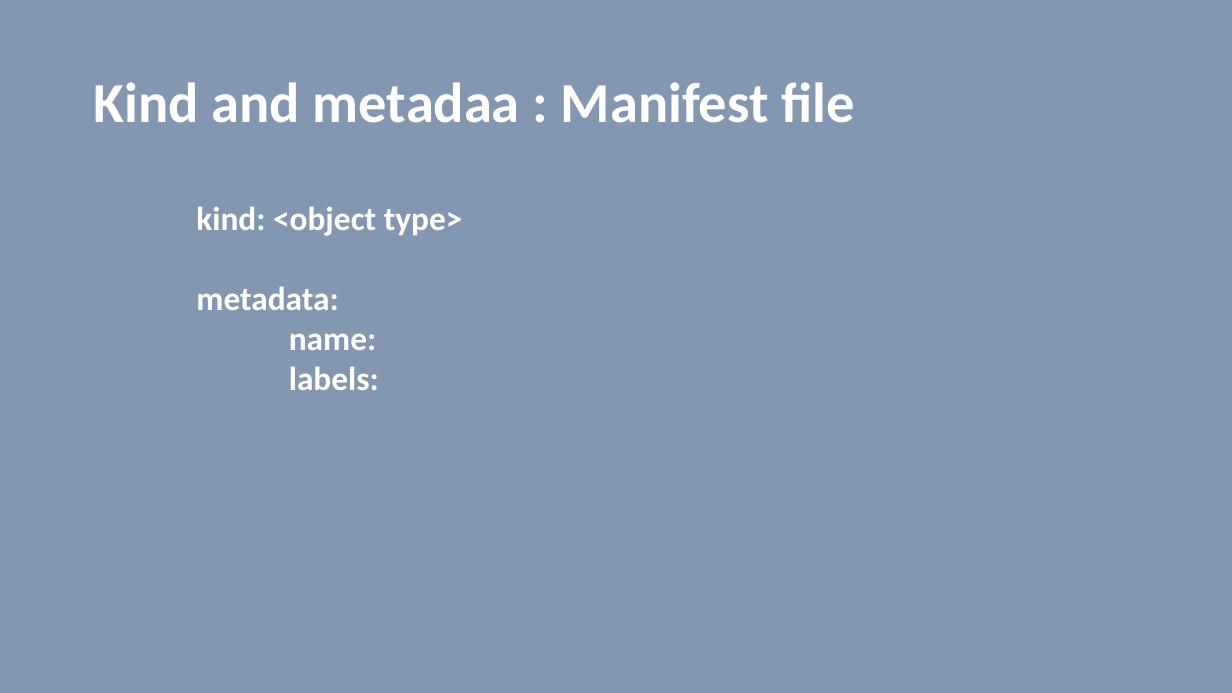
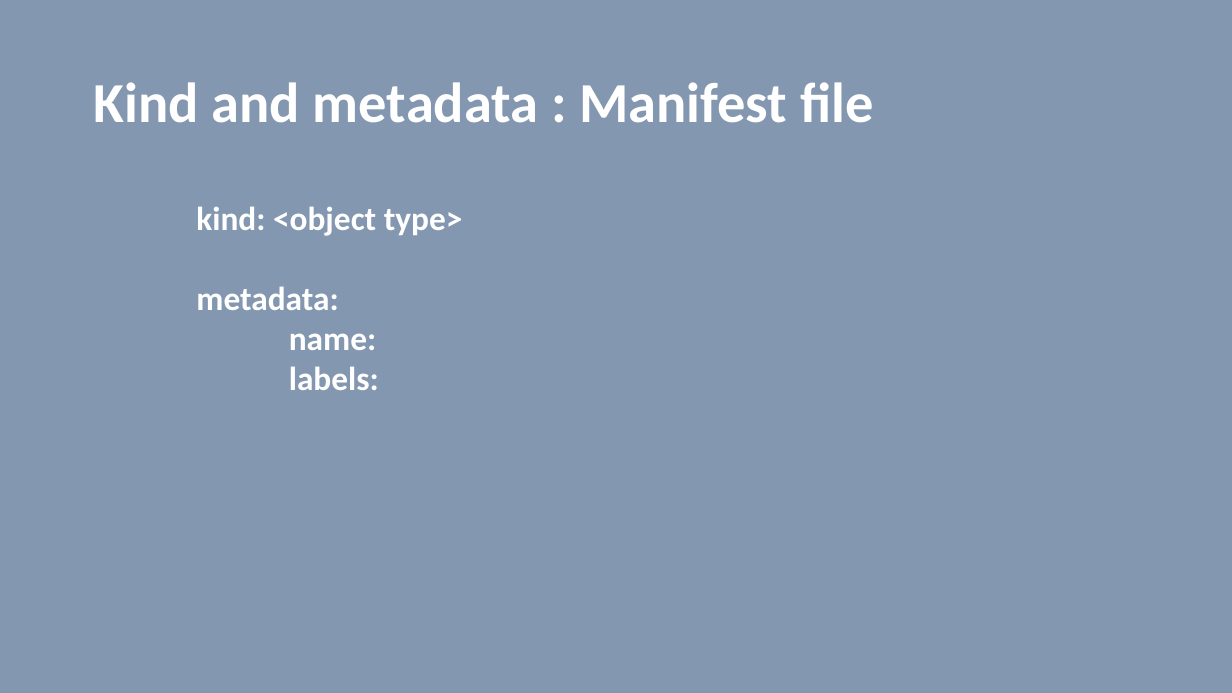
Before and after one commit to vilasvarghese/docker-k8s, a slide deck: slide 25 of notes/day4/4thDay.pptx. Drawn at 1232x693 pixels with LibreOffice and Linux fonts; fonts in the diff are those of the drawing. Boxes give left, top, right and bottom in pixels: in the first picture for what was removed or moved away, otherwise in the second. Text is boxed around its words. In the diff, an @@ line names an element or a change of style, - is before the commit and + after.

```diff
--- a/notes/day4/4thDay.pptx
+++ b/notes/day4/4thDay.pptx
@@ title at (94, 82, 874, 123): text changed @@
-Kind and metadaa : Manifest file
+Kind and metadata : Manifest file
```
Also in this commit, not shown: 4 other slides changed, 2 slides added, 14 other files.
